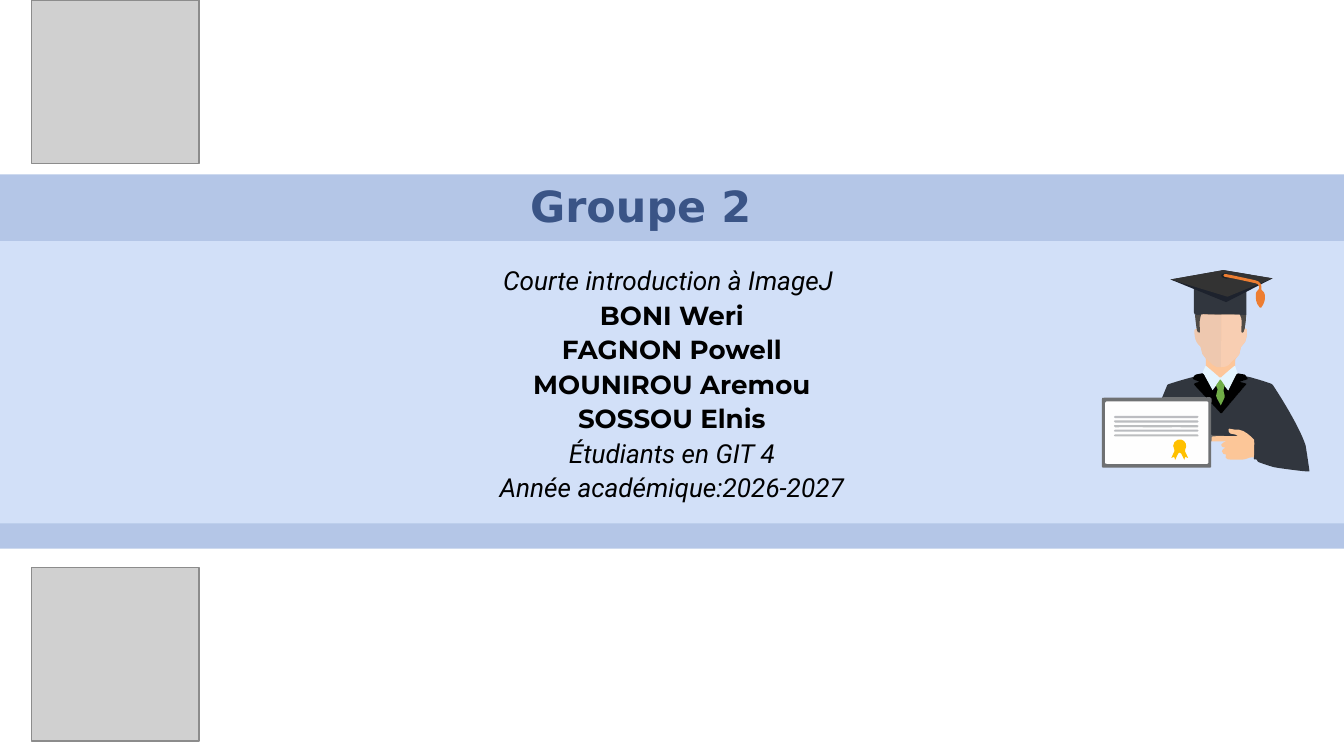
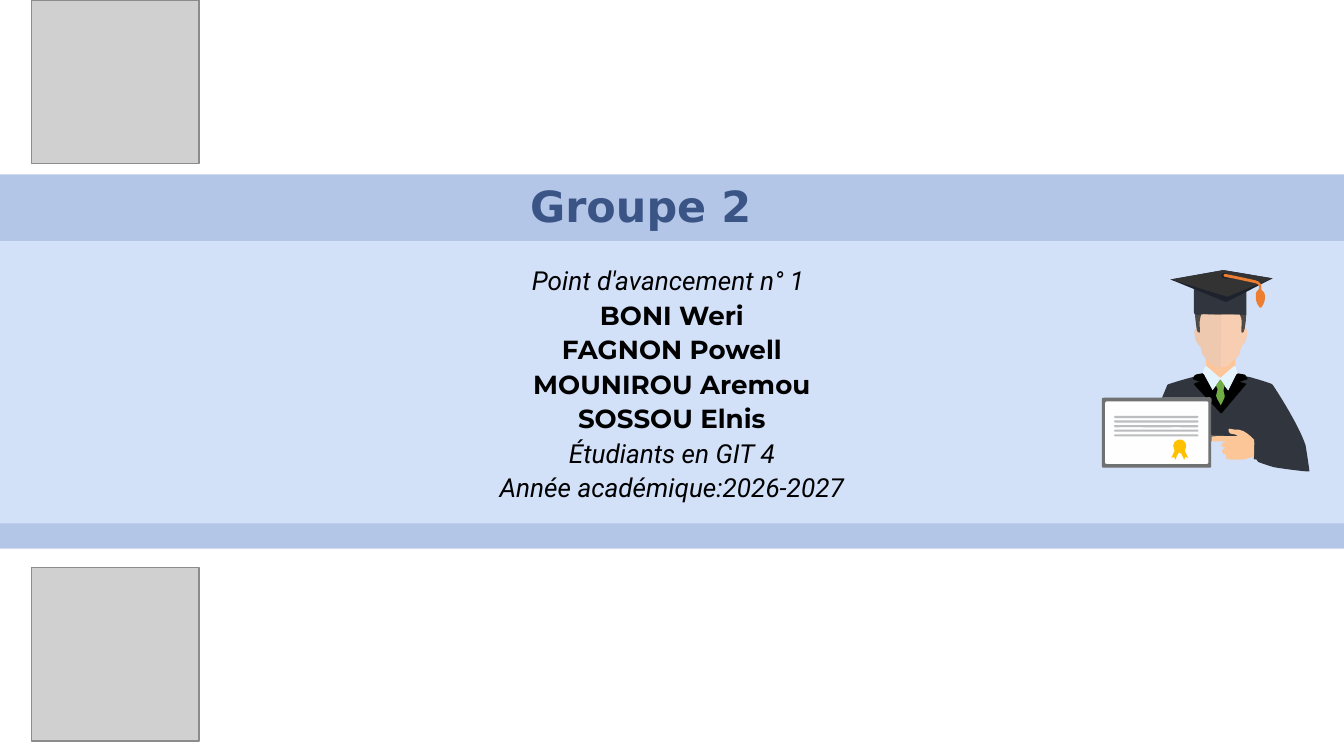
Before and after one commit to Powellfgn17/Diabetic-Retinopathy-Research, a slide deck: slide 3 of Docs/point d'avancement 1 groupe 2.pptx. Drawn at 1344x756 pixels with LibreOffice and Linux fonts; fonts in the diff are those of the drawing; grey boxes stand for pictures. Boxes give left, top, right and bottom in pixels: in the first picture for what was removed or moved away, otherwise in the second. Text is boxed around its words. In the diff, an @@ line names an element or a change of style, - is before the commit and + after.

Commit message:
ok pour le point d'avancement 1

```diff
--- a/Docs/point d'avancement 1 groupe 2.pptx
+++ b/Docs/point d'avancement 1 groupe 2.pptx
@@ text at (x1=532, y1=270, x2=804, y2=291): text changed @@
-Courte introduction à ImageJ
+Point d'avancement n° 1
```
Also in this commit, not shown: 14 other slides changed, 22 slides added, 21 slides removed, 1 other file.
